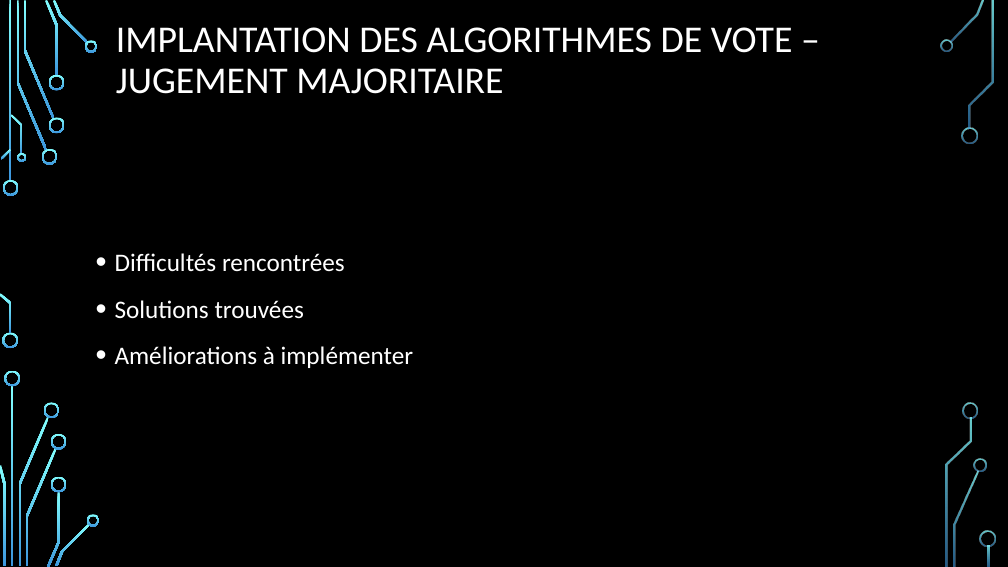
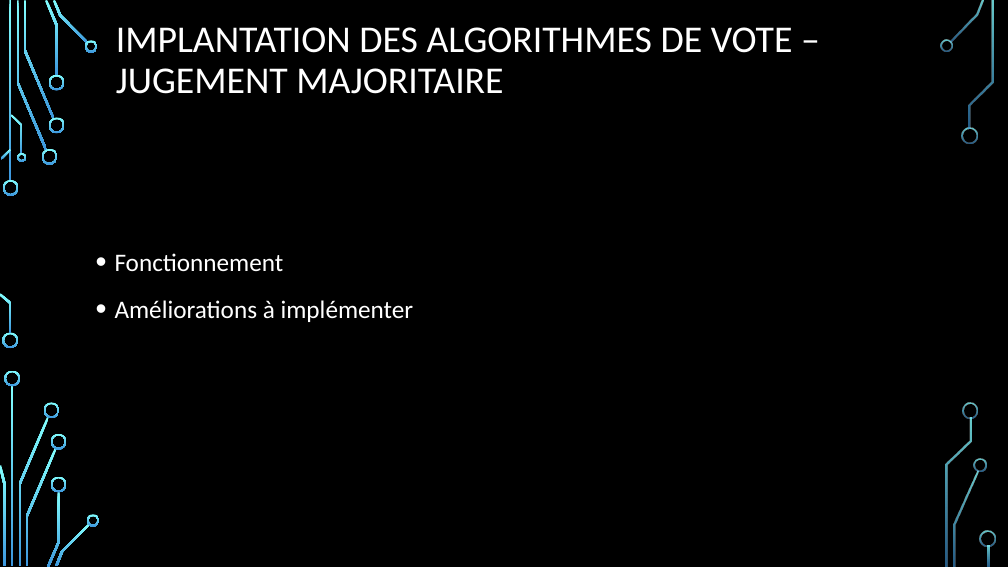
Before and after one commit to Smaylis13/ProjetM1, a slide deck: slide 8 of Sprint1.pptx. Drawn at 1008x567 pixels with LibreOffice and Linux fonts; fonts in the diff are those of the drawing; background and template pictures are left out. Boxes give left, top, right and bottom in pixels: in the first picture for what was removed or moved away, otherwise in the second. Text is boxed around its words. In the diff, an @@ line names an element or a change of style, - is before the commit and + after.

Commit message:
updates the 2nd presentation

```diff
--- a/Sprint1.pptx
+++ b/Sprint1.pptx
@@ text at [115,253,284,271]: text changed @@
-• Difficultés rencontrées
-• Solutions trouvées
+• Fonctionnement
```
